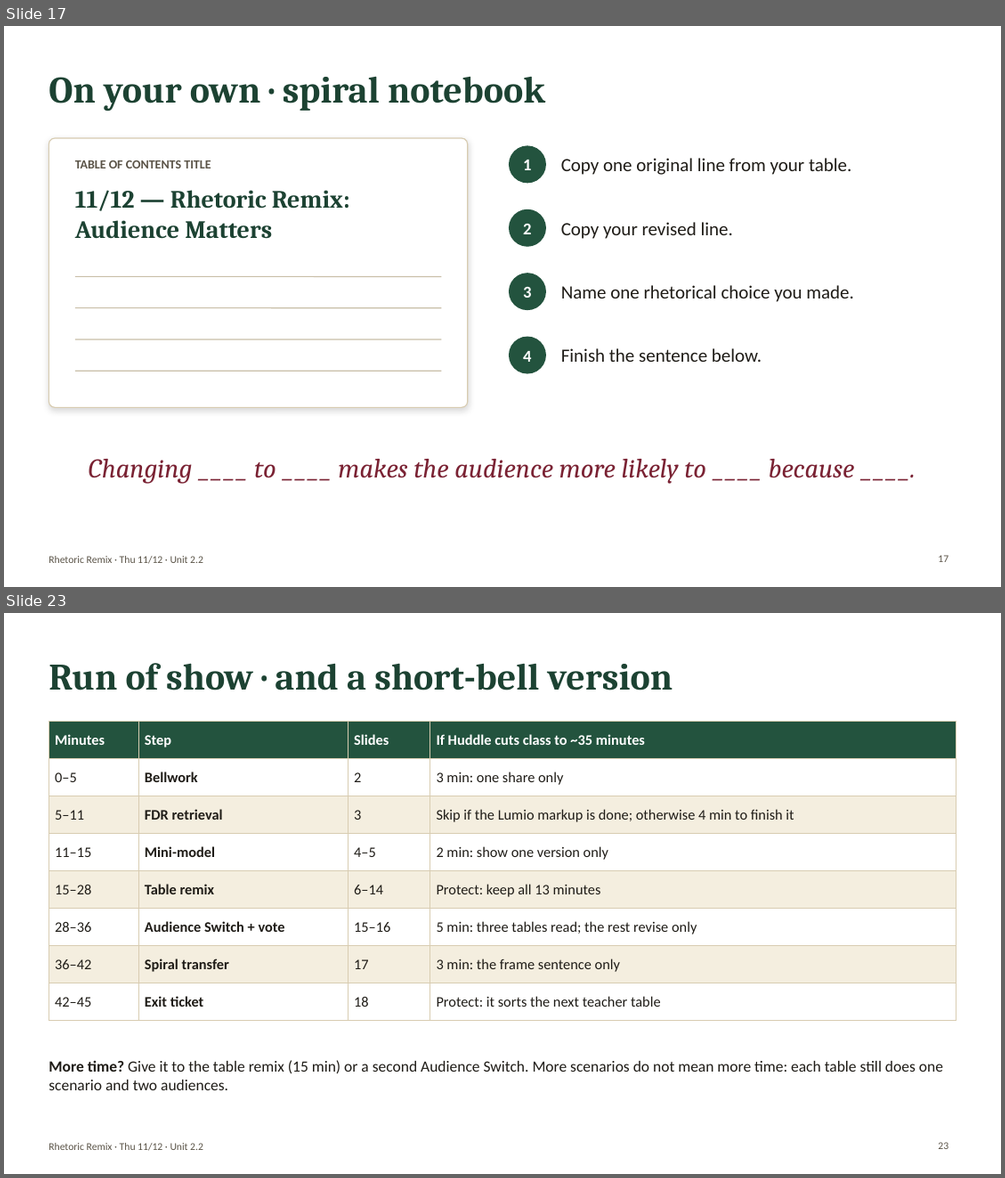
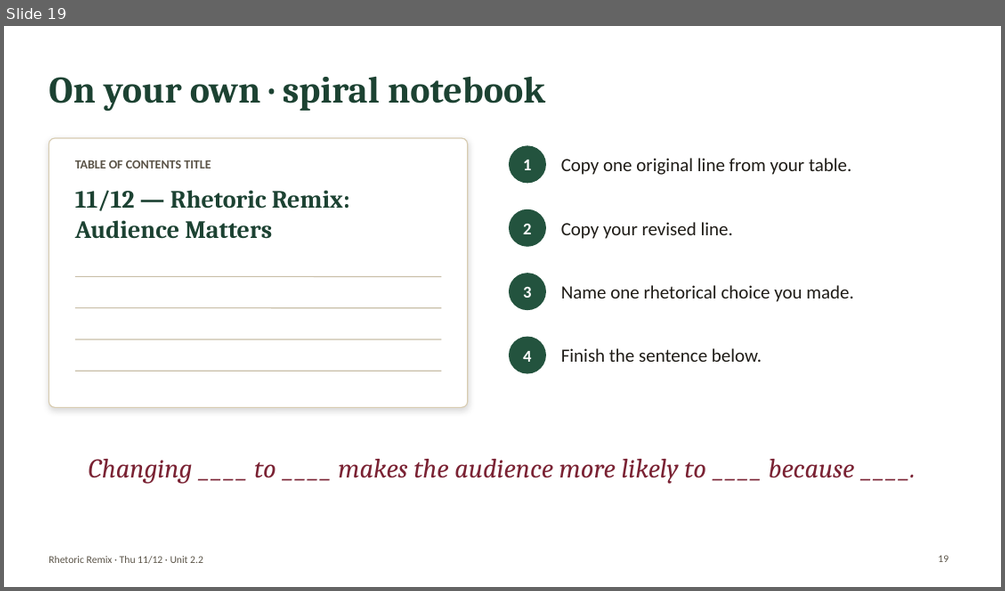
Before and after one commit to bookfairshit/Unit-2.2-Informational-Text, a slide deck: lumio/rhetoric-remix-nov-12.pptx. Shown one above the other, each under a label of ours: slides 17 and 23 before the commit, slide 19 after it; the slides between them are not shown. The pictures are 1005x1178 and 1005x591 pixels, drawn with LibreOffice and Linux fonts; fonts in the diff are those of the drawing. Boxes give left, top, right and bottom in pixels: in the first picture for what was removed or moved away, otherwise in the second. Text is boxed around its words. In the diff, an @@ line names an element or a change of style, - is before the commit and + after.

```diff
--- a/lumio/rhetoric-remix-nov-12.pptx
+++ b/lumio/rhetoric-remix-nov-12.pptx
@@ slide 23 removed at (x1=4, y1=613, x2=1001, y2=1174), background #FFFFFF; not listed: 1 template element that a slide beside it also shows @@
@@ title removed at (x1=48, y1=663, x2=672, y2=690) @@
-Run of show · and a short-bell version
@@ table removed at (x1=48, y1=722, x2=956, y2=1010), 8 rows, 4 columns @@
-Minutes | Step | Slides | If Huddle cuts class to ~35 minutes
-0–5 | Bellwork | 2 | 3 min: one share only
-5–11 | FDR retrieval | 3 | Skip if the Lumio markup is done; otherwise 4 min to finish it
-11–15 | Mini-model | 4–5 | 2 min: show one version only
-15–28 | Table remix | 6–14 | Protect: keep all 13 minutes
-28–36 | Audience Switch + vote | 15–16 | 5 min: three tables read; the rest revise only
-36–42 | Spiral transfer | 17 | 3 min: the frame sentence only
-42–45 | Exit ticket | 18 | Protect: it sorts the next teacher table
@@ text removed at (x1=48, y1=1060, x2=943, y2=1090) @@
-More time? Give it to the table remix (15 min) or a second Audience Switch. More scenarios do not mean more time: each table still does one scenario and two audiences.
@@ page number removed at (x1=938, y1=1142, x2=948, y2=1149) @@
-23
@@ what was slide 17 is now slide 19 @@
@@ page number at (x1=938, y1=555, x2=948, y2=562): text changed @@
-17
+19
```
Also in this commit, not shown: 15 slides changed, 7 slides added, 3 other slides removed, 1 other file.
